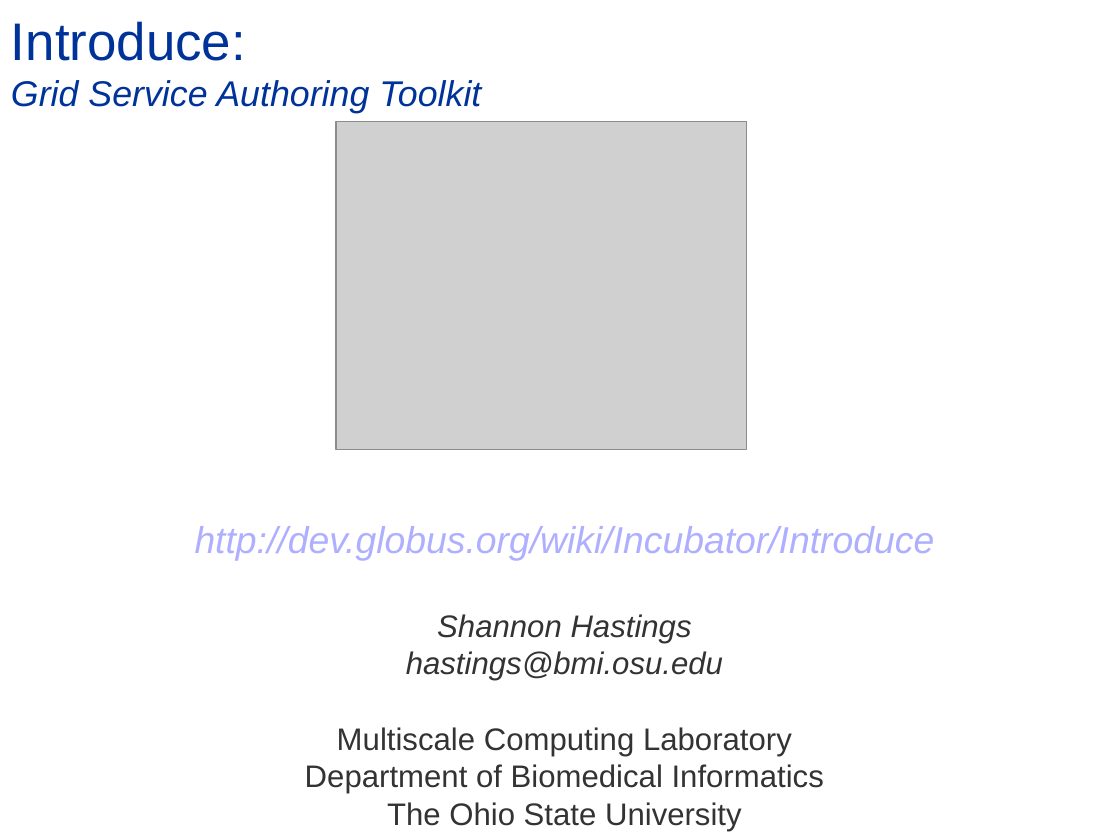
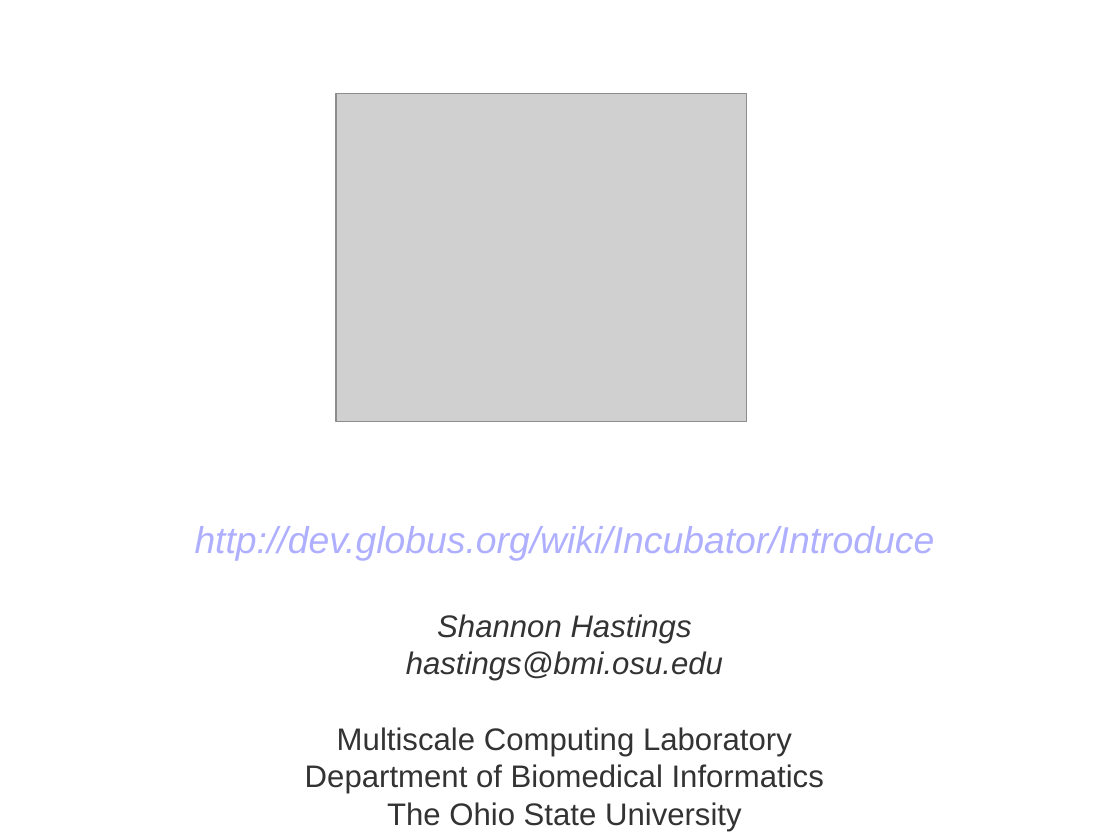
Before and after one commit to NCIP/cagrid-portal, a slide deck: slide 22 of cagrid-1-0/Documentation/presentations/introduce/Introduce-OGF19.ppt. Drawn at 1120x840 pixels with LibreOffice and Linux fonts; fonts in the diff are those of the drawing; grey boxes stand for pictures; background and template pictures are left out. Boxes give left, top, right and bottom in pixels: in the first picture for what was removed or moved away, otherwise in the second. Text is boxed around its words. In the diff, an @@ line names an element or a change of style, - is before the commit and + after.

```diff
--- a/cagrid-1-0/Documentation/presentations/introduce/Introduce-OGF19.ppt
+++ b/cagrid-1-0/Documentation/presentations/introduce/Introduce-OGF19.ppt
@@ title removed at [11,21,481,113] @@
-Introduce:
-Grid Service Authoring Toolkit
@@ picture: place and size @@
-picture at [336,121,747,449]
+picture at [336,93,747,421]
```
Also in this commit, not shown: 3 other slides changed.
